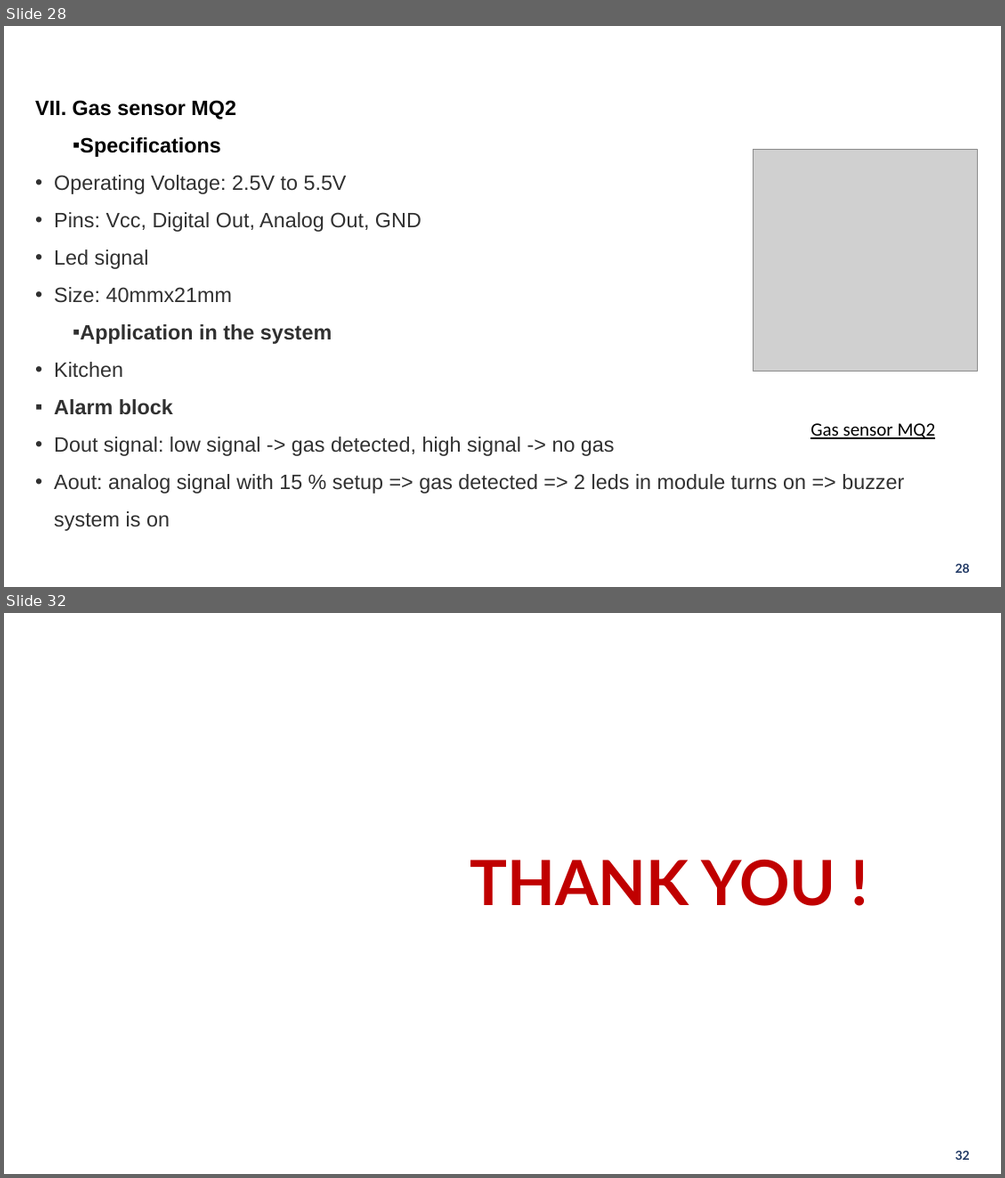
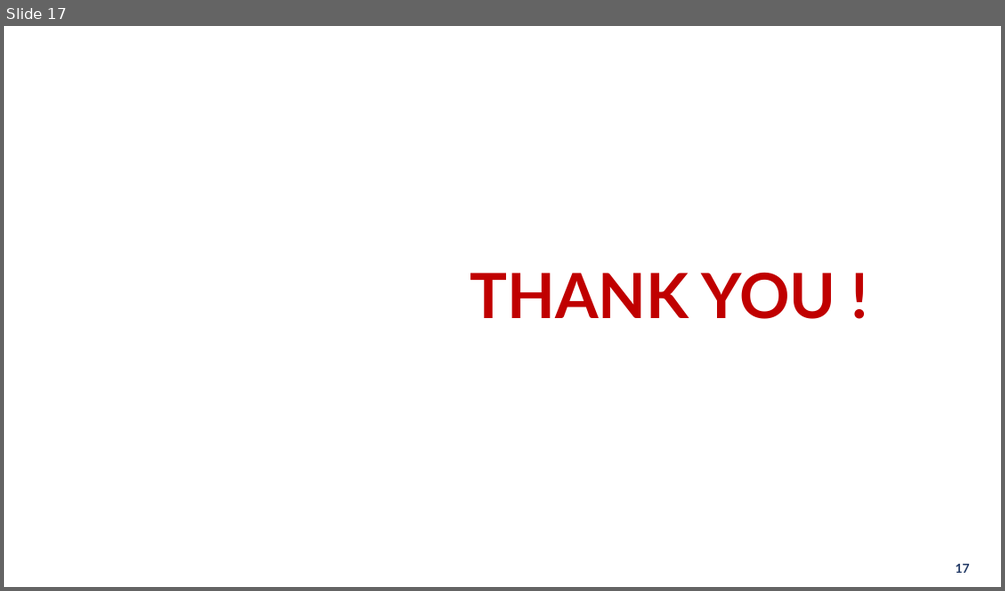
Before and after one commit to ndmbka2k/DATN, a slide deck: POWERPOINT/GraduationThesis_pp.pptx. Shown one above the other, each under a label of ours: slides 28 and 32 before the commit, slide 17 after it; the slides between them are not shown. The pictures are 1005x1178 and 1005x591 pixels, drawn with LibreOffice and Linux fonts; fonts in the diff are those of the drawing; grey boxes stand for pictures; background and template pictures are left out. Boxes give left, top, right and bottom in pixels: in the first picture for what was removed or moved away, otherwise in the second. Text is boxed around its words. In the diff, an @@ line names an element or a change of style, - is before the commit and + after.

```diff
--- a/POWERPOINT/GraduationThesis_pp.pptx
+++ b/POWERPOINT/GraduationThesis_pp.pptx
@@ slide 28 removed at (4,26,1001,587), background picture (left out) @@
@@ text removed at (35,100,904,531) @@
-VII. Gas sensor MQ2
-▪ Specifications
-• Operating Voltage: 2.5V to 5.5V
-• Pins: Vcc, Digital Out, Analog Out, GND
-• Led signal
-• Size: 40mmx21mm
-▪ Application in the system
-• Kitchen
-▪ Alarm block
-• Dout signal: low signal -> gas detected, high signal -> no gas
-• Aout: analog signal with 15 % setup => gas detected => 2 leds in module turns on => buzzer system is on
@@ picture removed at (752,149,977,370) @@
@@ title removed at (304,176,726,490) @@
-Chapter 5: Design sensors module
@@ text removed at (810,423,936,439) @@
-Gas sensor MQ2
@@ page number removed at (955,563,970,572) @@
-28
@@ what was slide 32 is now slide 17 @@
@@ page number at (955,564,970,572): text changed @@
-32
+17
```
Also in this commit, not shown: 9 slides changed, 14 other slides removed, 1 other file.
